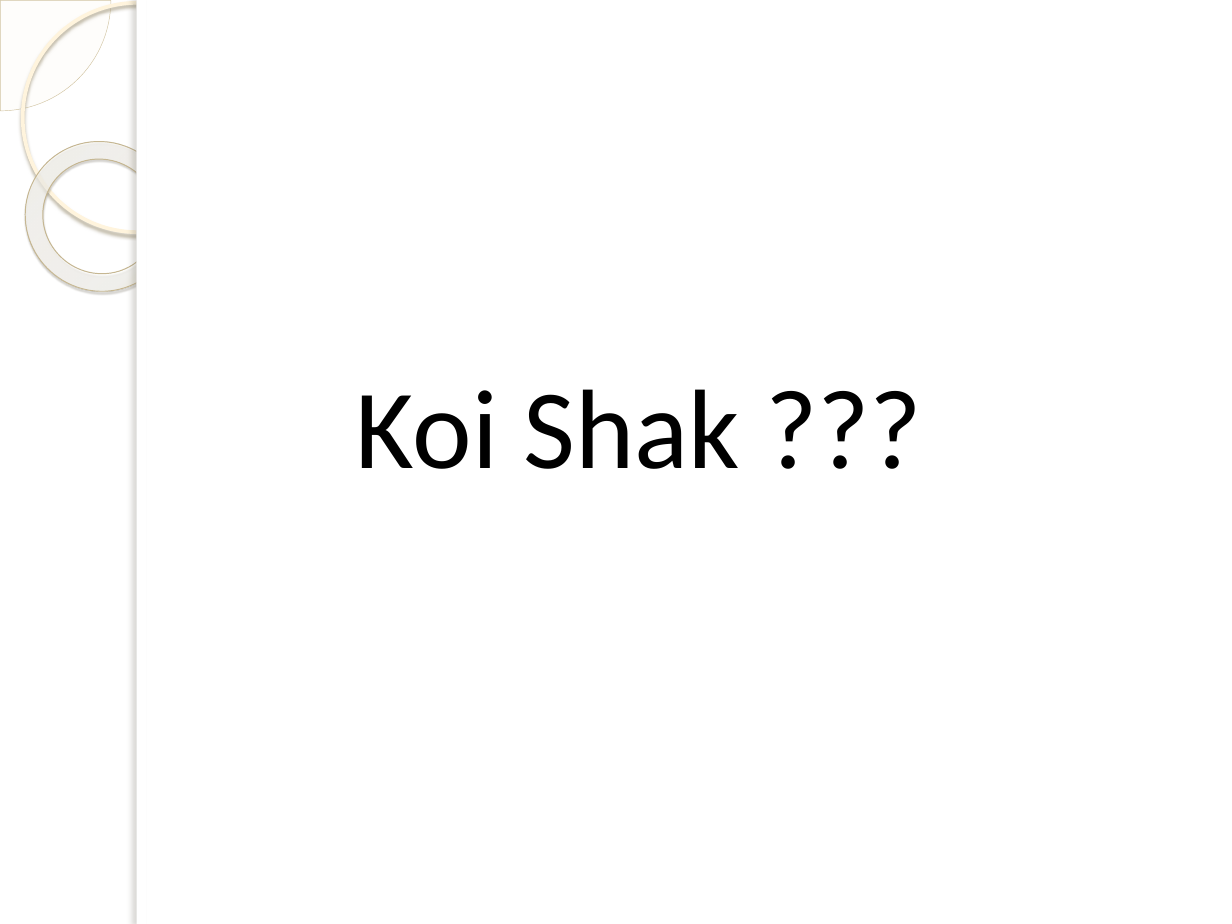
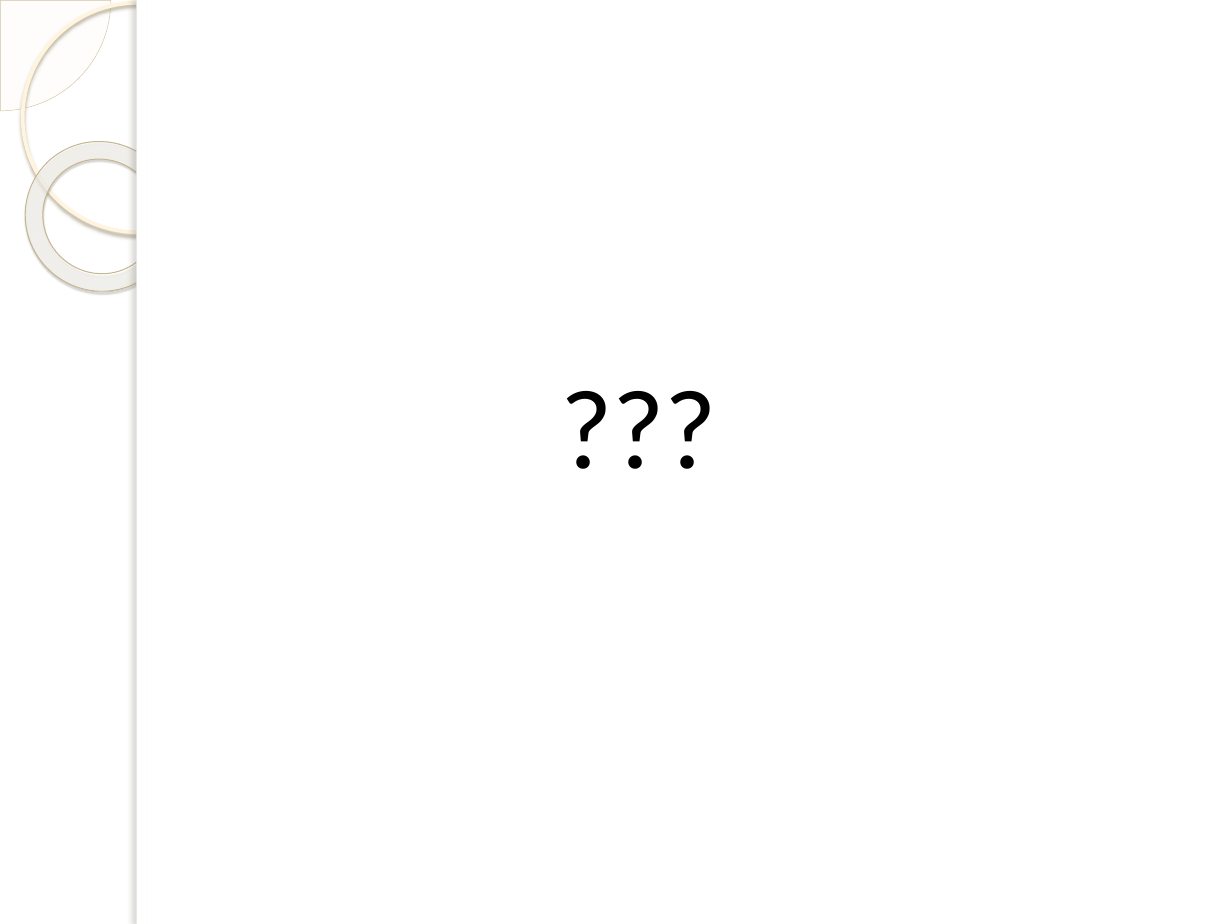
Before and after one commit to dspatil/TrainingSessions, a slide deck: slide 20 of Session_1/Introduction_to_AWS_and_Cloud_computing_concepts.pptx. Drawn at 1232x924 pixels with LibreOffice and Linux fonts; fonts in the diff are those of the drawing; background and template pictures are left out. Boxes give left, top, right and bottom in pixels: in the first picture for what was removed or moved away, otherwise in the second. Text is boxed around its words. In the diff, an @@ line names an element or a change of style, - is before the commit and + after.

Commit message:
Updated ppt

```diff
--- a/Session_1/Introduction_to_AWS_and_Cloud_computing_concepts.pptx
+++ b/Session_1/Introduction_to_AWS_and_Cloud_computing_concepts.pptx
@@ text at (x1=356, y1=389, x2=739, y2=469): text changed @@
-Koi Shak ???
+???
```
